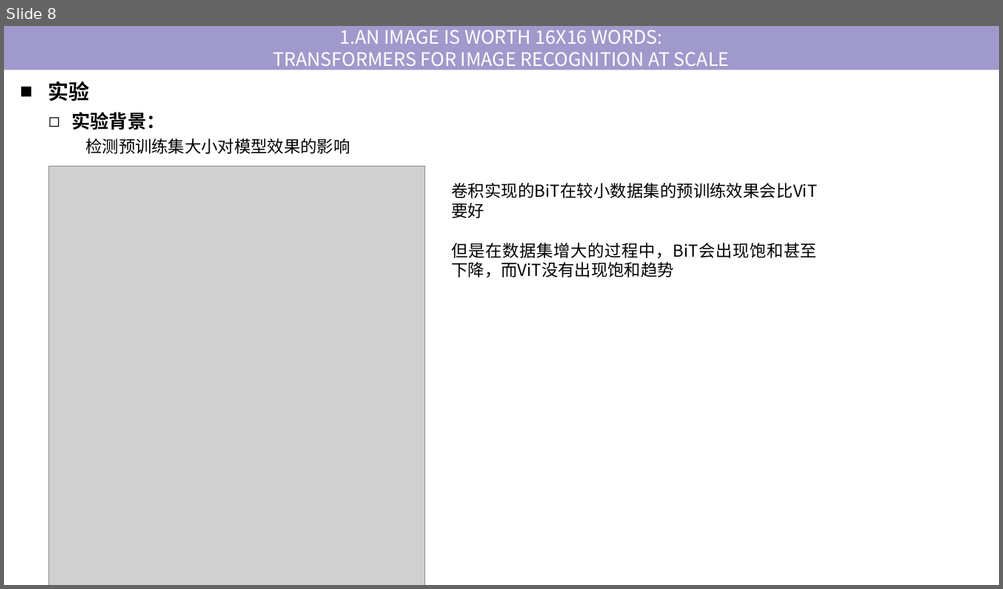
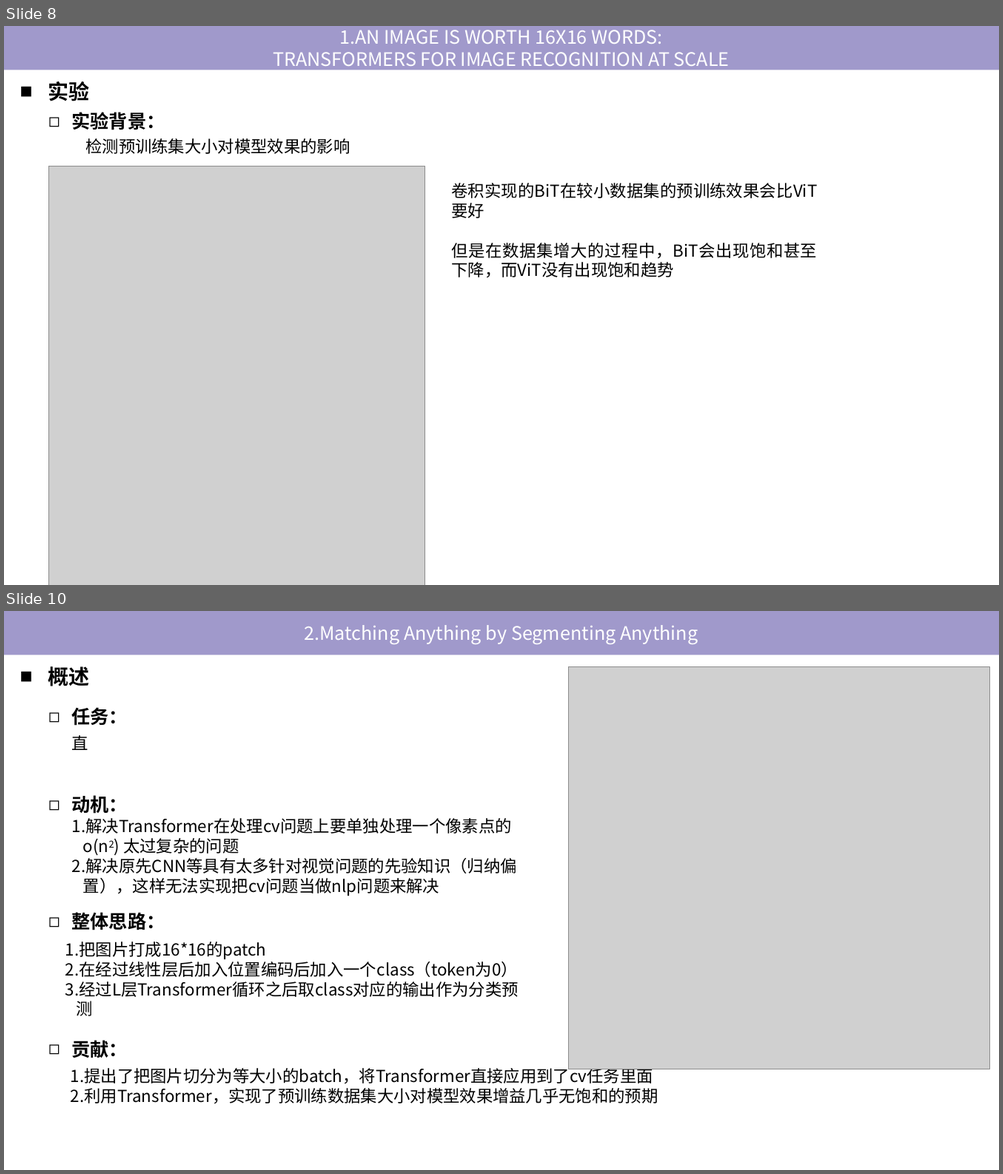
Before and after one commit to tj-messi/cv-computer-visual-tj, a slide deck: 0.组会记录/2024-10-17/report-2024-10-10.pptx. Shown one above the other, each under a label of ours: slide 8 before the commit, slides 8 and 10 after it; the slides between them are not shown. The pictures are 1003x589 and 1003x1174 pixels, drawn with LibreOffice and Linux fonts; fonts in the diff are those of the drawing; grey boxes stand for pictures. Boxes give left, top, right and bottom in pixels: in the first picture for what was removed or moved away, otherwise in the second. Text is boxed around its words. In the diff, an @@ line names an element or a change of style, - is before the commit and + after.

```diff
--- a/0.组会记录/2024-10-17/report-2024-10-10.pptx
+++ b/0.组会记录/2024-10-17/report-2024-10-10.pptx
@@ slide 10 added at (x1=4, y1=611, x2=999, y2=1170), background #FFFFFF @@
@@ rectangle added at (x1=4, y1=611, x2=999, y2=655), fill #A099CB, 18 pt, text #FFFFFF @@
+2.Matching Anything by Segmenting Anything
@@ text added at (x1=48, y1=667, x2=89, y2=686), 20 pt, text #000000, bold @@
+■ 概述
@@ picture added at (x1=569, y1=667, x2=990, y2=1069) @@
@@ text added at (x1=72, y1=707, x2=128, y2=726), 18 pt, text #000000, bold @@
+◻ 任务：
@@ text added at (x1=72, y1=735, x2=88, y2=750), 16 pt, text #000000 @@
+直
@@ text added at (x1=72, y1=795, x2=128, y2=814), 18 pt, text #000000, bold @@
+◻ 动机：
@@ text added at (x1=72, y1=818, x2=517, y2=896), 16 pt, text #000000 @@
+1.解决Transformer在处理cv问题上要单独处理一个像素点的
+o(n2) 太过复杂的问题
+2.解决原先CNN等具有太多针对视觉问题的先验知识（归纳偏
+置），这样无法实现把cv问题当做nlp问题来解决
@@ text added at (x1=72, y1=912, x2=165, y2=931), 18 pt, text #000000, bold @@
+◻ 整体思路：
@@ text added at (x1=65, y1=942, x2=518, y2=1017), 16 pt, text #000000 @@
+1.把图片打成16*16的patch
+2.在经过线性层后加入位置编码后加入一个class（token为0）
+3.经过L层Transformer循环之后取class对应的输出作为分类预
+测
@@ text added at (x1=72, y1=1040, x2=128, y2=1058), 18 pt, text #000000, bold @@
+◻ 贡献：
@@ text added at (x1=71, y1=1066, x2=658, y2=1105), 16 pt, text #000000 @@
+1.提出了把图片切分为等大小的batch，将Transformer直接应用到了cv任务里面
+2.利用Transformer，实现了预训练数据集大小对模型效果增益几乎无饱和的预期
```
Also in this commit, not shown: 1 slide changed, 1 other slide added, 2 other files.
